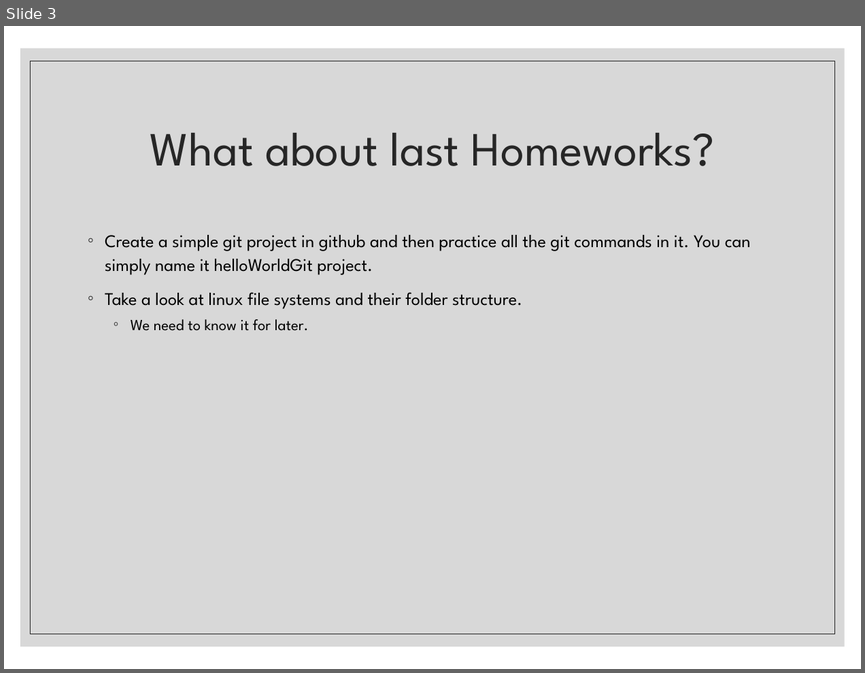
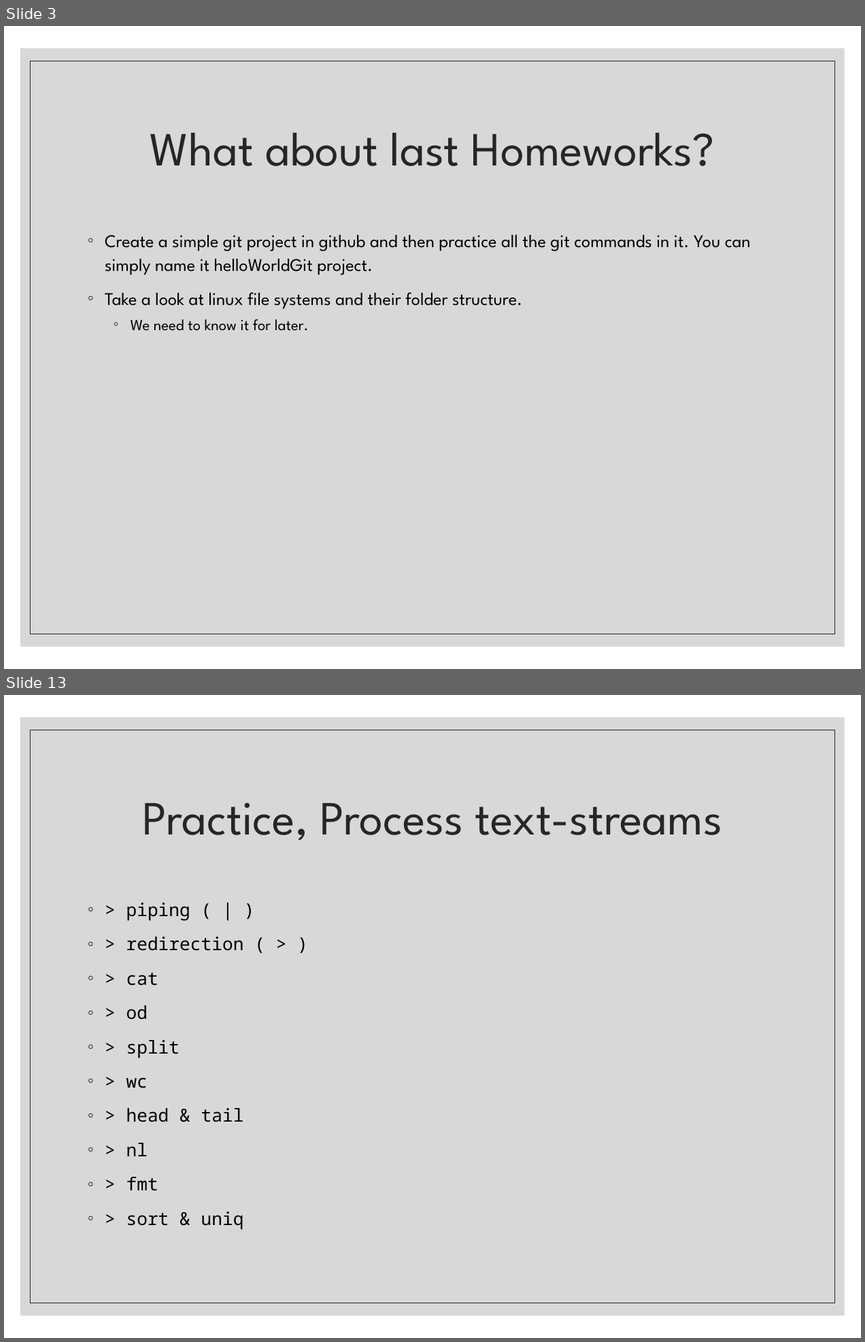
Before and after one commit to mostafa8026/ComputerProgramming-Basics, a slide deck: 02 - Linux 1.pptx. Shown one above the other, each under a label of ours: slide 3 before the commit, slides 3 and 13 after it; the slides between them are not shown. The pictures are 865x673 and 865x1342 pixels, drawn with LibreOffice and Linux fonts; fonts in the diff are those of the drawing. Boxes give left, top, right and bottom in pixels: in the first picture for what was removed or moved away, otherwise in the second. Text is boxed around its words. In the diff, an @@ line names an element or a change of style, - is before the commit and + after.

```diff
--- a/02 - Linux 1.pptx
+++ b/02 - Linux 1.pptx
@@ slide 13 added at bbox=[4, 695, 861, 1338], background #FFFFFF; not listed: 2 template elements that a slide beside it also shows @@
@@ title added at bbox=[143, 802, 723, 841], 40 pt, text #262626 @@
+Practice, Process text-streams
@@ text added at bbox=[126, 902, 244, 1229], 15 pt, text #000000 @@
+◦ > piping ( | )
+◦ > redirection ( > )
+◦ > cat
+◦ > od
+◦ > split
+◦ > wc
+◦ > head & tail
+◦ > nl
+◦ > fmt
+◦ > sort & uniq
```
Also in this commit, not shown: 1 slide changed, 10 other slides added, 1 other file.
